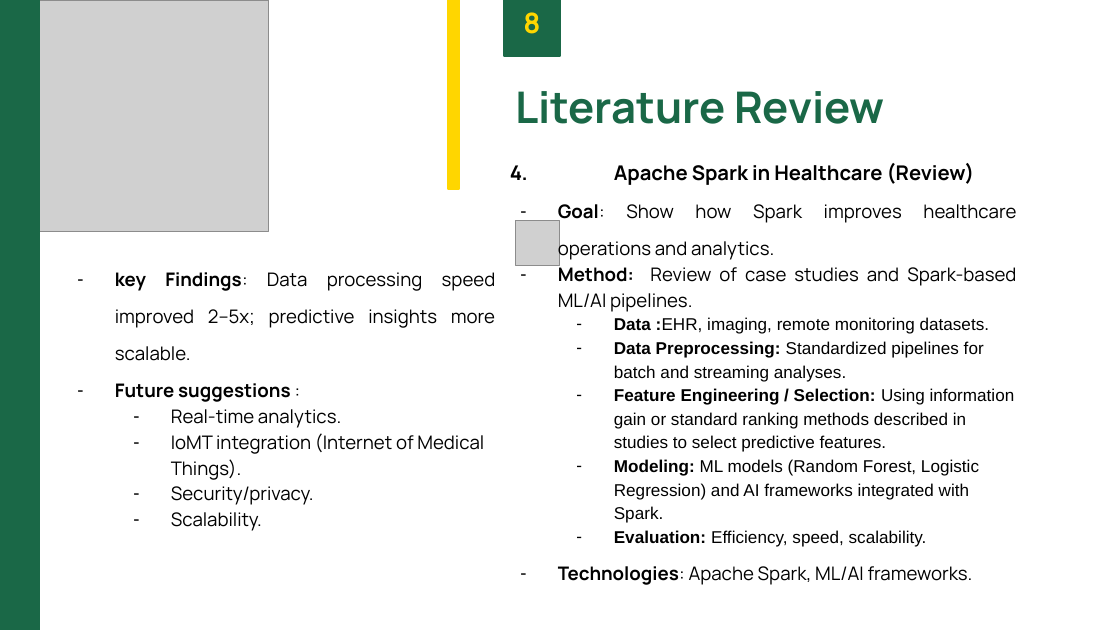
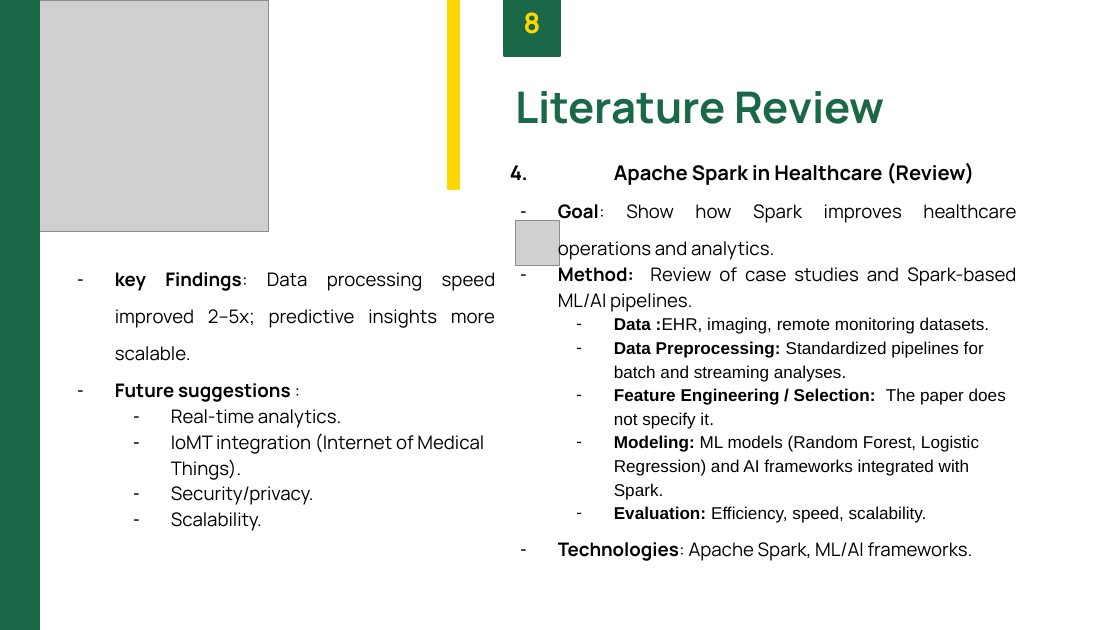
Before and after one commit to be-great/Big_Data_Analytics_in_Healthcare, a slide deck: slide 10 of Bigdata.pptx. Drawn at 1120x630 pixels with LibreOffice and Linux fonts; fonts in the diff are those of the drawing; grey boxes stand for pictures. Boxes give left, top, right and bottom in pixels: in the first picture for what was removed or moved away, otherwise in the second. Text is boxed around its words. In the diff, an @@ line names an element or a change of style, - is before the commit and + after.

```diff
--- a/Bigdata.pptx
+++ b/Bigdata.pptx
@@ text at box(614, 388, 1006, 429): text changed; bold on @@
-  – Feature Engineering / Selection: Using information gain or standard ranking methods described in studies to select predictive features.
+  – Feature Engineering / Selection: The paper does not specify it.
```
Also in this commit, not shown: 4 other slides changed, 1 other file.
